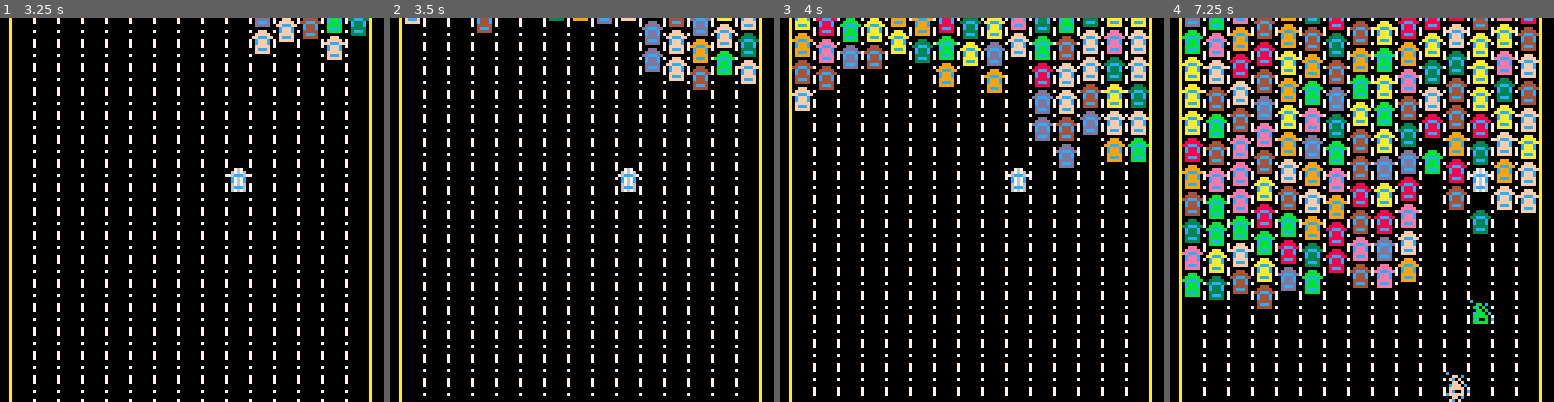
Above: before the commit, frames 1-4 (left to right).
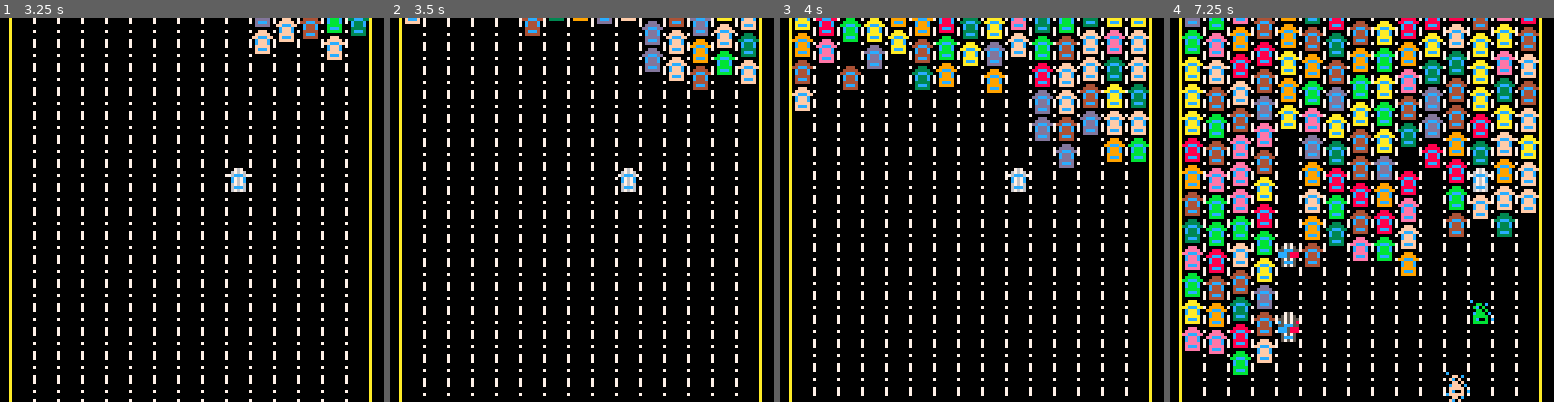
Above: after the commit, the same moments.

Repository: jcwilk/traffic_world
Game: PICO-8 cartridge traffic_world.p8
Same seed, same stepped clock (60 frames per second), same inputs: the game is played once before the commit and once after it.
Inputs:
- Up to frame 1 (3.25 s): hold Right 1.6-2.1 s; hold Right 2.47-3.03 s; hold Left from 3.08 s (still down)
- Up to frame 2 (3.5 s): keep holding Left
- Up to frame 3 (4 s): release Left at 3.58 s
- Up to frame 4 (7.25 s): hold Right 4.02-4.68 s; hold Left 5.08-5.68 s; hold Right 6.08-6.58 s; hold Right 6.63-7.13 s

Frame 1 is identical in both runs. In frame 2, 0.3% of the frame differs, in the area x 22-40%, y 0-5%; in frame 3, 1.3%; in frame 4, 10%, in the area x 3-90%, y 17-93%.

Commit message:
Add placeholder police that spawn on left

Diff:
--- a/main.lua
+++ b/main.lua
@@ -27,6 +27,11 @@
 make_car = (function()
   local function draw_car(car,x,y)
     pal(8,car.color)
+    if car.color_map then
+      for k,v in pairs(car.color_map) do
+        pal(k,v)
+      end
+    end
     spr(car.sprite_id,x,y)
   end
 
@@ -41,6 +46,7 @@
       draw=draw_car,
       color=allowed_colors[ceil(rnd(#allowed_colors))],
       update=update_car,
+      color_map=false,
       sprite_id=6
     }
     return obj
@@ -176,10 +182,13 @@
   for lane in all(lanes) do lane:update() end
 
   if btnp(0) and player_lane > 1 then
+    police.make()
     move_player(-1)
   elseif btnp(1) and player_lane < #lanes then
     move_player(1)
   end
+
+  police.update()
 
   -- attempt ai lane switches
   for i=1,#lanes-1 do
--- /dev/null
+++ b/police.lua
@@ -0,0 +1,32 @@
+-- START LIB
+police = {}
+police = (function()
+  local function update()
+    police.cars:each(function(c)
+      if not c.delay or c.delay <= 0 then
+        local swp = c.color_map[2]
+        c.color_map[2] = c.color_map[3]
+        c.color_map[3] = swp
+        c.delay = 20
+      end
+      c.delay-=1
+    end)
+  end
+
+  local function make()
+    local car = make_car()
+    car.color_map = {}
+    car.color_map[2] = 8
+    car.color_map[3] = 12
+    car.sprite_id=9
+    police.cars.make(car)
+    lanes[5].joiners.make(make_joiner(car,camera_y+150))
+  end
+
+  return {
+    cars=make_pool(),
+    update=update,
+    make=make
+  }
+end)()
+-- END LIB
--- a/traffic_world.p8
+++ b/traffic_world.p8
@@ -258,6 +258,39 @@
 end)()
 -- end ext
 
+-- start ext ./police.lua
+police = {}
+police = (function()
+ local function update()
+  police.cars:each(function(c)
+   if not c.delay or c.delay <= 0 then
+    local swp = c.color_map[2]
+    c.color_map[2] = c.color_map[3]
+    c.color_map[3] = swp
+    c.delay = 20
+   end
+   c.delay-=1
+  end)
+ end
+
+ local function make()
+  local car = make_car()
+  car.color_map = {}
+  car.color_map[2] = 8
+  car.color_map[3] = 12
+  car.sprite_id=9
+  police.cars.make(car)
+  lanes[5].joiners.make(make_joiner(car,camera_y+150))
+ end
+
+ return {
+  cars=make_pool(),
+  update=update,
+  make=make
+ }
+end)()
+-- end ext
+
 -- start ext ./main.lua
 car_space_height = 9
 
@@ -287,6 +320,11 @@
 make_car = (function()
  local function draw_car(car,x,y)
   pal(8,car.color)
+  if car.color_map then
+   for k,v in pairs(car.color_map) do
+    pal(k,v)
+   end
+  end
   spr(car.sprite_id,x,y)
  end
 
@@ -301,6 +339,7 @@
    draw=draw_car,
    color=allowed_colors[ceil(rnd(#allowed_colors))],
    update=update_car,
+   color_map=false,
    sprite_id=6
   }
   return obj
@@ -436,10 +475,13 @@
  for lane in all(lanes) do lane:update() end
 
  if btnp(0) and player_lane > 1 then
+  police.make()
   move_player(-1)
  elseif btnp(1) and player_lane < #lanes then
   move_player(1)
  end
+
+ police.update()
 
  -- attempt ai lane switches
  for i=1,#lanes-1 do
@@ -469,14 +511,14 @@
 end
 -- end ext
 __gfx__
-0000000000888800000008888880000000000000000000000088800000767000c000000000000000000000000000000000000000000000000000000000000000
-00000000c888888c0c828888888828c00000000000000000088888000676760000880c0000000000000000000000000000000000000000000000000000000000
-007007000c8888c00028888888888200000000000000000788ccc88076ccc67008c0800000000000000000000000000000000000000000000000000000000000
-000770000c8888c002c8888888888c2000888800000000000c888c000c767c000088080000000000000000000000000000000000000000000000000000000000
-0007700008cccc8002c8888888888c2008888880000000000c888c000c767c000c8880c000000000000000000000000000000000000000000000000000000000
-0070070008cccc8002c8888888888c20088888800000000708888800067676000888880000000000000000000000000000000000000000000000000000000000
-000000000887788002c8888888888c20088888800000000708ccc80006ccc60008c0080c00000000000000000000000000000000000000000000000000000000
-00000000050000500288cccccccc882088cccc880000000708888800067676000888880000000000000000000000000000000000000000000000000000000000
+0000000000888800000008888880000000000000000000000088800000767000c000000000757000000000000000000000000000000000000000000000000000
+00000000c888888c0c828888888828c00000000000000000088888000676760000880c0005757500000000000000000000000000000000000000000000000000
+007007000c8888c00028888888888200000000000000000788ccc88076ccc67008c0800055ccc550000000000000000000000000000000000000000000000000
+000770000c8888c002c8888888888c2000888800000000000c888c000c767c000088080022253330000000000000000000000000000000000000000000000000
+0007700008cccc8002c8888888888c2008888880000000000c888c000c767c000c8880c022253330000000000000000000000000000000000000000000000000
+0070070008cccc8002c8888888888c20088888800000000708888800067676000888880005757500000000000000000000000000000000000000000000000000
+000000000887788002c8888888888c20088888800000000708ccc80006ccc60008c0080c05ccc500000000000000000000000000000000000000000000000000
+00000000050000500288cccccccc882088cccc880000000708888800067676000888880005757500000000000000000000000000000000000000000000000000
 0000000000888800088cccccccccc8800c8888c00000000000000000000000000000000000000000000000000000000000000000000000000000000000000000
 0000000000888800088cccccccccc8800c8888c00000000000000000000000000000000000000000000000000000000000000000000000000000000000000000
 00000000088cc8800888cccccccc88800c8888c00000000000000000000000000000000000000000000000000000000000000000000000000000000000000000
